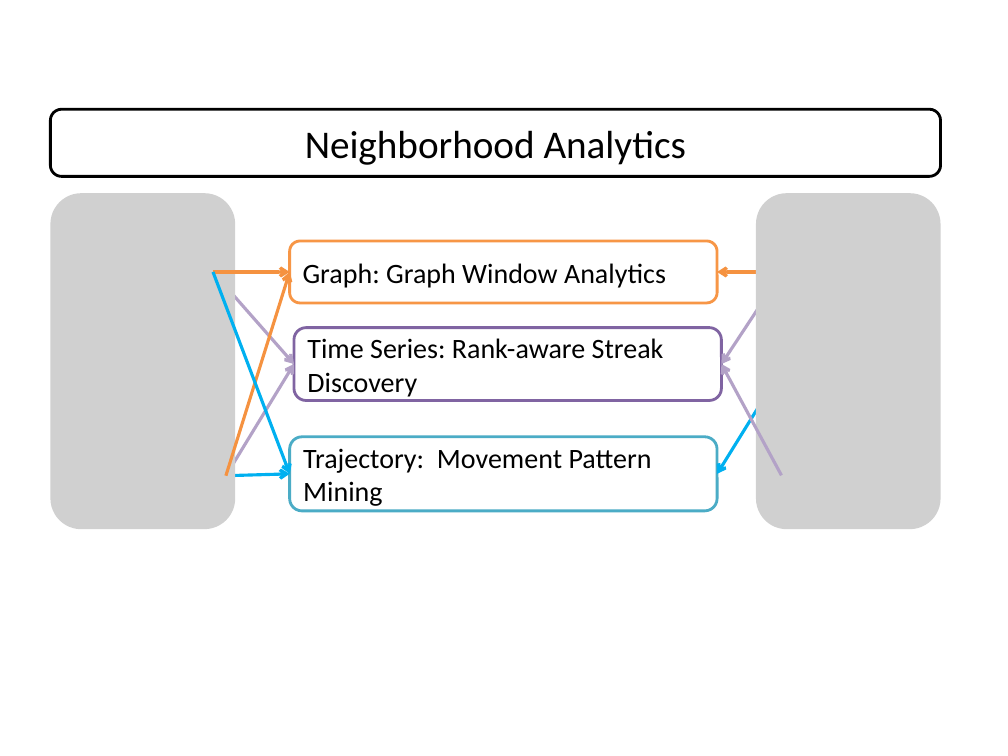
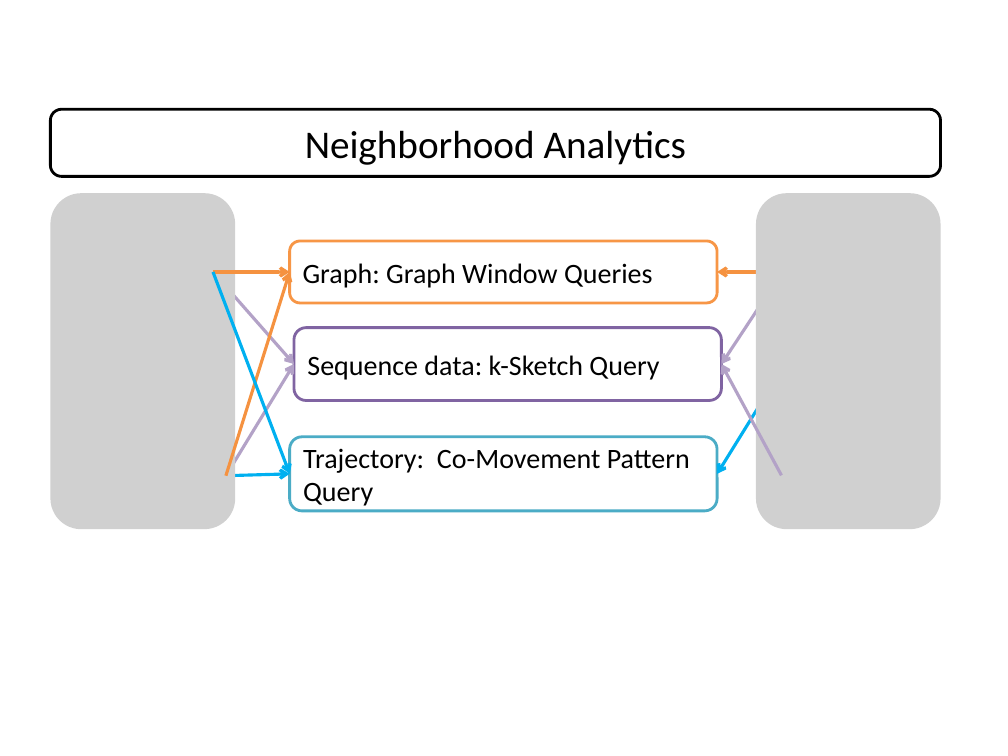
Before and after one commit to fanqi1909/Thesis, a slide deck: slide 2 of Slides/drawings.pptx. Drawn at 1008x756 pixels with LibreOffice and Linux fonts; fonts in the diff are those of the drawing; grey boxes stand for pictures. Boxes give left, top, right and bottom in pixels: in the first picture for what was removed or moved away, otherwise in the second. Text is boxed around its words. In the diff, an @@ line names an element or a change of style, - is before the commit and + after.

```diff
--- a/Slides/drawings.pptx
+++ b/Slides/drawings.pptx
@@ text in rounded rectangle at (303,263,653,288): text changed @@
-Graph: Graph Window Analytics
+Graph: Graph Window Queries
@@ text in rounded rectangle at (307,355,659,380): text changed @@
-Time Series: Rank-aware Streak Discovery
+Sequence data: k-Sketch Query
@@ text in rounded rectangle at (303,448,690,506): text changed @@
-Trajectory: Movement Pattern Mining
+Trajectory: Co-Movement Pattern Query
```
Also in this commit, not shown: 6 other files.
